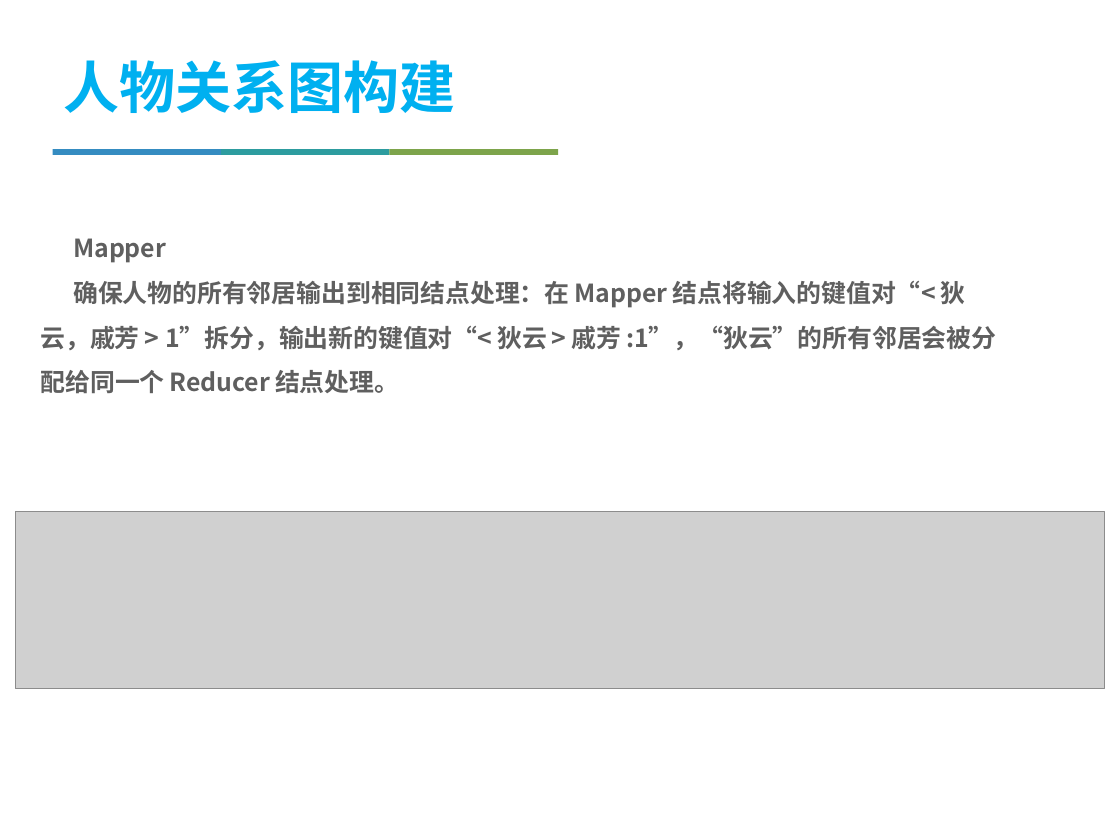
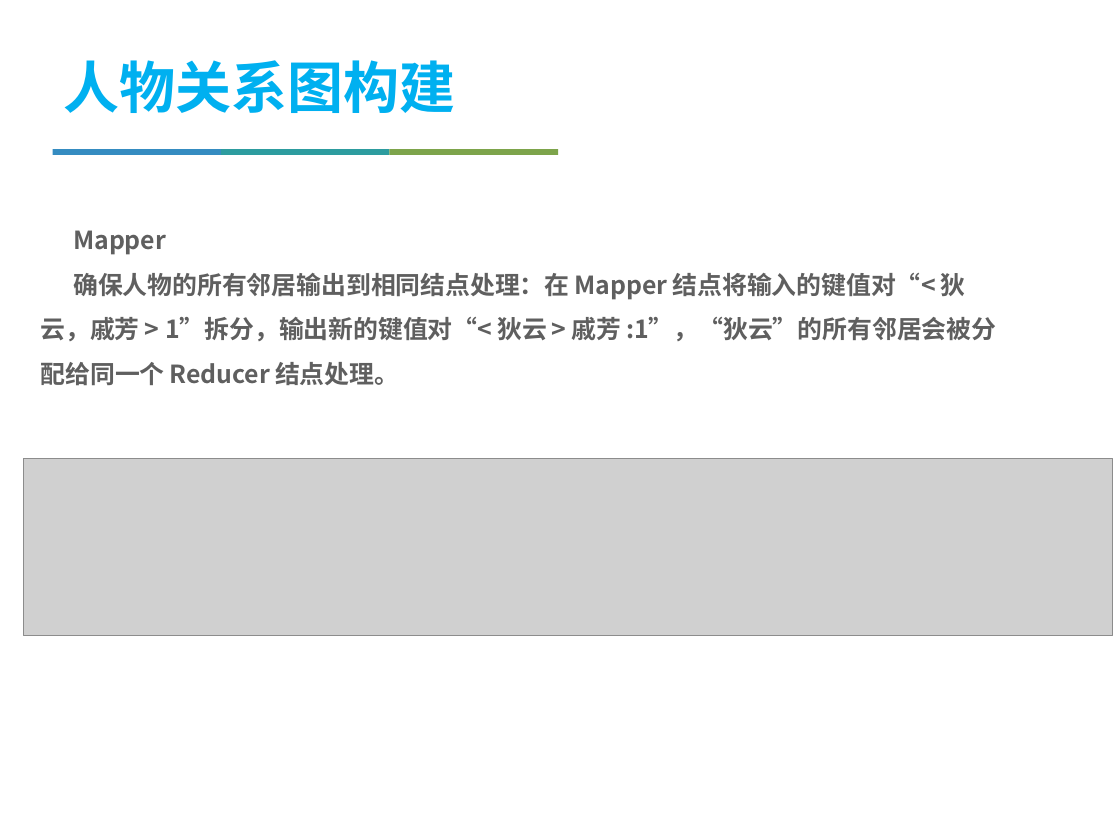
Before and after one commit to jiyizheng/bigdata, a slide deck: slide 14 of mp.pptx. Drawn at 1120x840 pixels with LibreOffice and Linux fonts; fonts in the diff are those of the drawing; grey boxes stand for pictures; background and template pictures are left out. Boxes give left, top, right and bottom in pixels: in the first picture for what was removed or moved away, otherwise in the second. Text is boxed around its words. In the diff, an @@ line names an element or a change of style, - is before the commit and + after.

```diff
--- a/mp.pptx
+++ b/mp.pptx
@@ text "Mapper" moved from (x1=41, y1=238, x2=996, y2=394) to (x1=41, y1=230, x2=996, y2=386) @@
@@ picture moved from (x1=16, y1=512, x2=1105, y2=689) to (x1=24, y1=458, x2=1113, y2=635) @@
```
Also in this commit, not shown: 8 other slides changed, 7 slides added, 10 slides removed, 2 other files.
